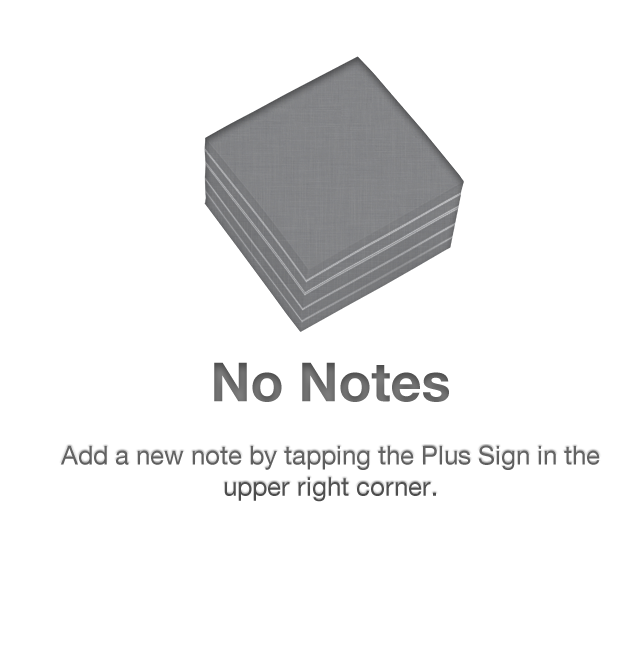
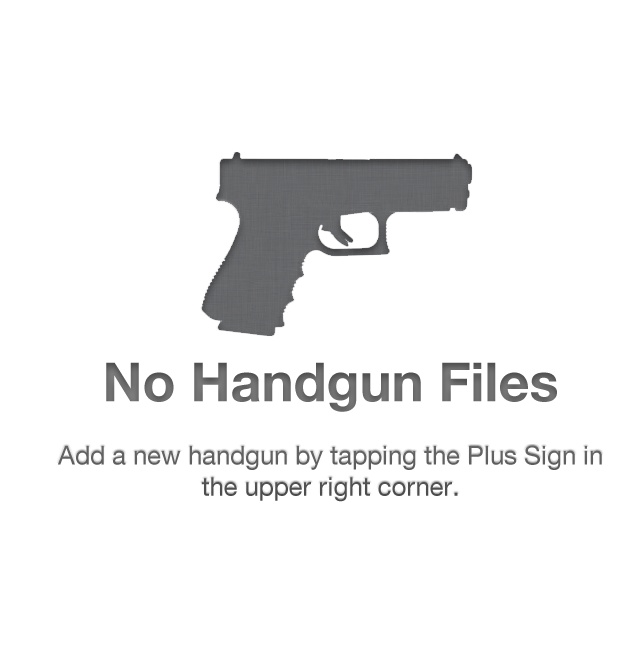
Comparing the layer stacks of the two 640×664 images. Changes:
hid group "Notes" (6 layers) over [60,56,600,502]
renamed "pistols" to "handguns", showed the group it (3 layers) over [56,97,604,502]
renamed "No Pistol Files" to "No Handgun Files", painted on it over [106,362,557,412]
renamed "Add a new pistol by tapping the Plus Sign in the upper right co" to "Add a new handgun by tapping the Plus Sign in the upper right c", painted on it over [56,445,604,502]
